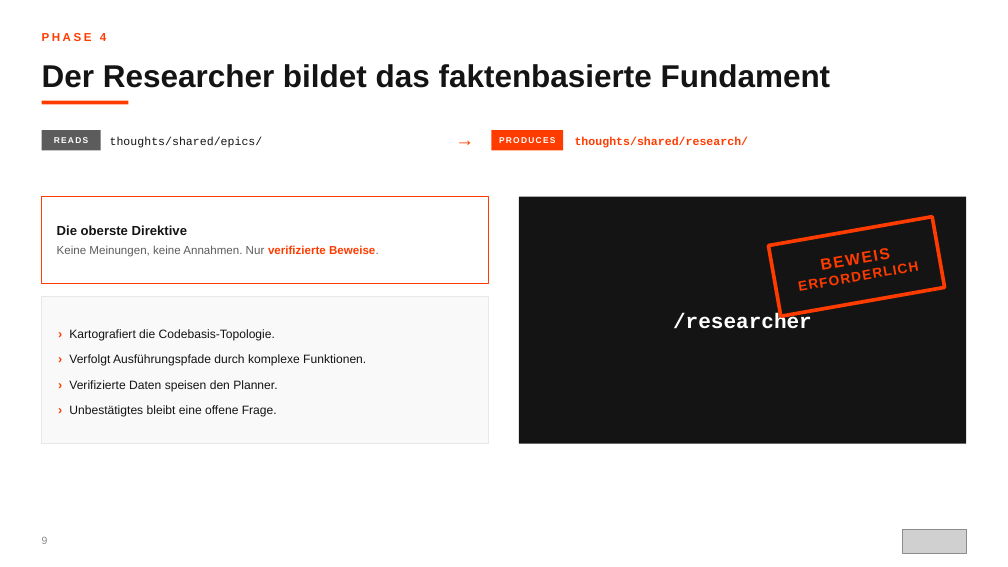
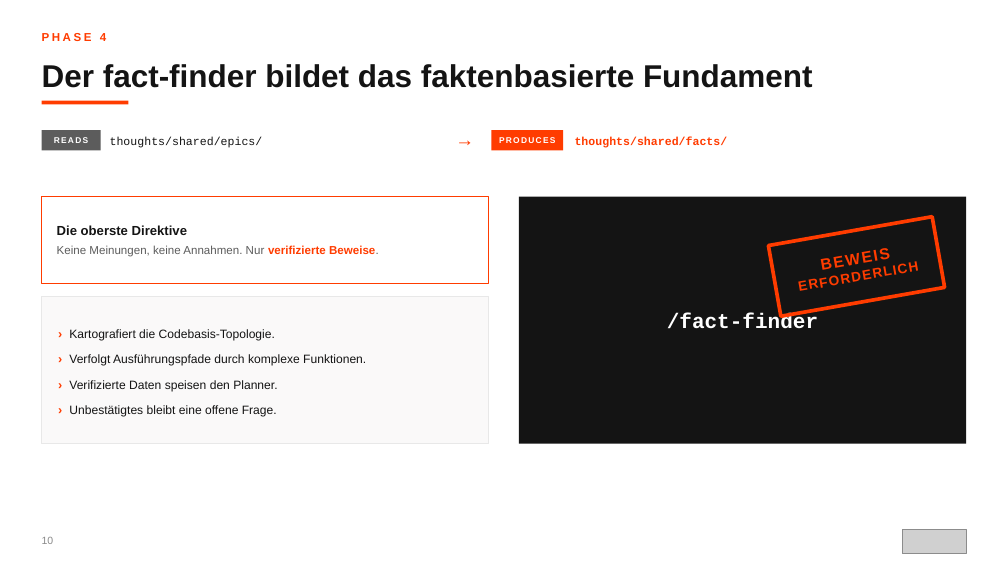
Before and after one commit to scameronde/rpi-qpi, a slide deck: slide 10 of presentation/ORBIT.pptx (slide 9 before the commit). Drawn at 1008x567 pixels with LibreOffice and Linux fonts; fonts in the diff are those of the drawing; grey boxes stand for pictures. Boxes give left, top, right and bottom in pixels: in the first picture for what was removed or moved away, otherwise in the second. Text is boxed around its words. In the diff, an @@ line names an element or a change of style, - is before the commit and + after.

Commit message:
Update presentation

```diff
--- a/presentation/ORBIT.pptx
+++ b/presentation/ORBIT.pptx
@@ text at (x1=42, y1=64, x2=813, y2=88): text changed @@
-Der Researcher bildet das faktenbasierte Fundament
+Der fact-finder bildet das faktenbasierte Fundament
@@ text at (x1=575, y1=137, x2=728, y2=148): text changed @@
-thoughts/shared/research/
+thoughts/shared/facts/
@@ text in rectangle at (x1=667, y1=313, x2=818, y2=329): text changed @@
-/researcher
+/fact-finder
@@ text at (x1=42, y1=537, x2=54, y2=544): text changed @@
-9
+10
```
Also in this commit, not shown: 15 other slides changed, 1 slide added.
